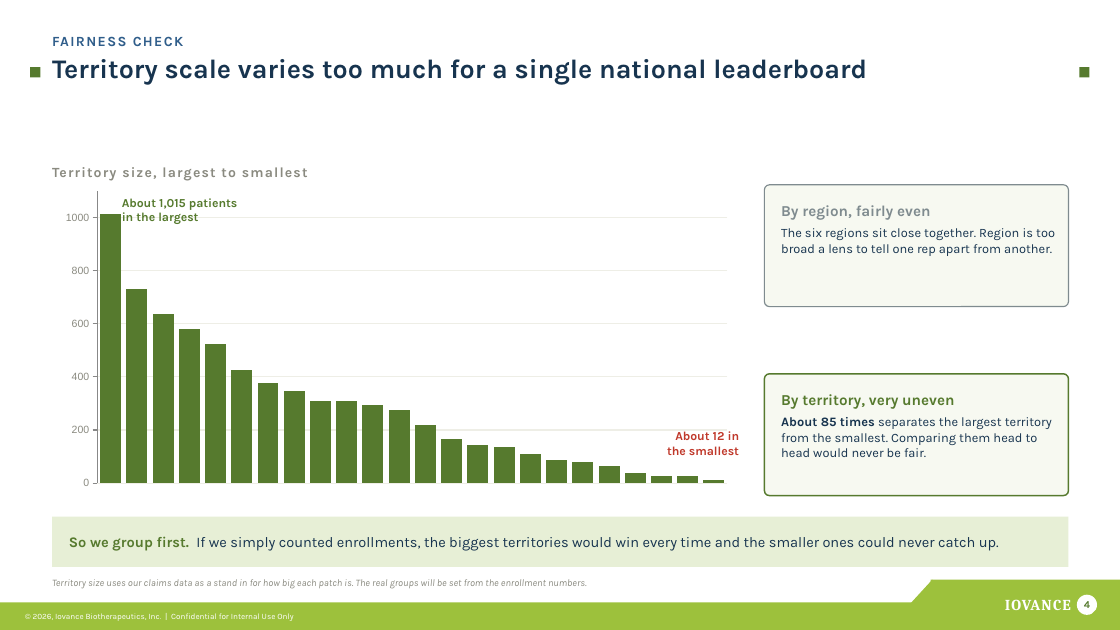
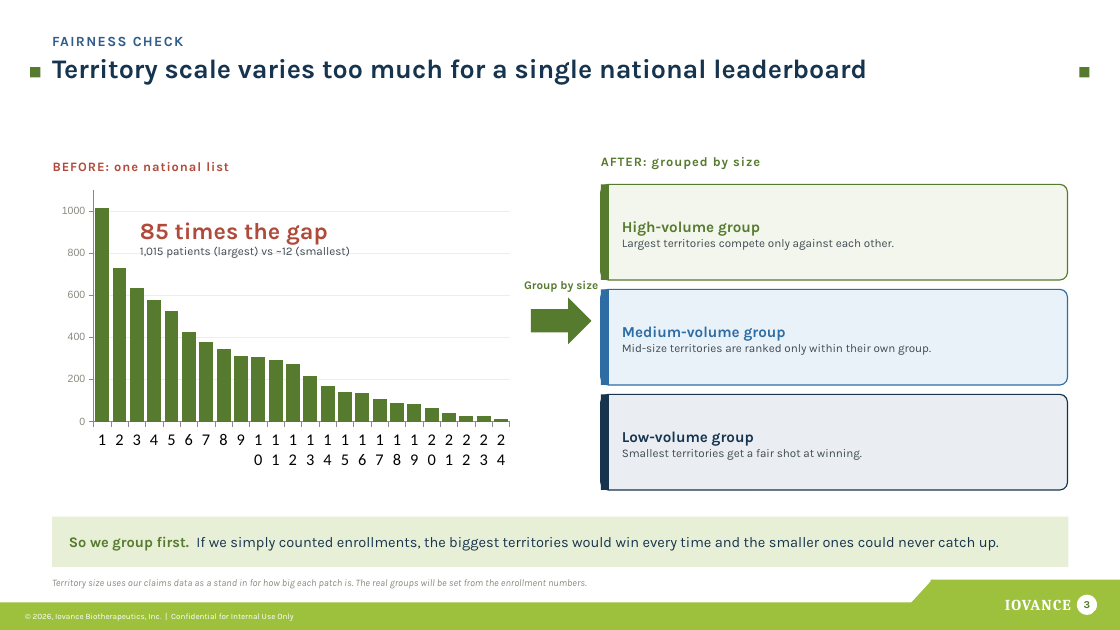
Before and after one commit to Mrnidhi/temp, a slide deck: slide 3 of 3Q Enrollment Contest - Pitch Deck_v2.pptx (slide 4 before the commit). Drawn at 1120x630 pixels with LibreOffice and Linux fonts; fonts in the diff are those of the drawing. Boxes give left, top, right and bottom in pixels: in the first picture for what was removed or moved away, otherwise in the second. Text is boxed around its words. In the diff, an @@ line names an element or a change of style, - is before the commit and + after.

Commit message:
Compress contest deck to 7 slides for the pitch
Cuts Design Principles and Operating Model (post-approval ops content,
not pitch material), adds the 24-territory baseline table, fixes
tier/quarter-notation/quality-prize inconsistencies, and drops the
older non-v2 build.

```diff
--- a/3Q Enrollment Contest - Pitch Deck_v2.pptx
+++ b/3Q Enrollment Contest - Pitch Deck_v2.pptx
@@ text at (53, 162, 229, 171): text changed; size 12 to 11 pt; text colour #8A8A80 to #B04A3A @@
-Territory size, largest to smallest
+BEFORE: one national list
@@ text added at (601, 157, 760, 169), 11 pt, text #567A2E, bold @@
+AFTER: grouped by size
@@ column chart at (52, 184, 519, 476) @@
@@ category axis changed @@
@@ column chart: place and size @@
-column chart at (52, 185, 741, 496)
+column chart at (52, 184, 519, 476)
@@ rounded rectangle: place and size @@
-rounded rectangle at (765, 185, 1069, 307)
+rounded rectangle at (601, 184, 1068, 280)
@@ rounded rectangle at (601, 184, 1068, 280): fill #F7F9F1 to #F2F6EC; outline #7F8B8F 1 pt to #567A2E 1 pt; proportions changed @@
@@ rectangle added at (601, 184, 609, 280), fill #567A2E @@
@@ text removed at (781, 205, 930, 220) @@
-By region, fairly even
@@ text at (140, 222, 350, 258): text changed; size 10.5 to 10 pt; text colour #567A2E to #3F4A52; bold off @@
-About 1,015 patients
-in the largest
+85 times the gap
+1,015 patients (largest) vs ~12 (smallest)
@@ text added at (622, 221, 894, 250), 10 pt, text #3F4A52 @@
+High-volume group
+Largest territories compete only against each other.
@@ text removed at (781, 228, 1055, 256) @@
-The six regions sit close together. Region is too broad a lens to tell one rep apart from another.
@@ text added at (524, 281, 598, 292), 10 pt, text #567A2E, bold @@
+Group by size
@@ right arrow added at (531, 297, 592, 344), fill #567A2E @@
@@ rounded rectangle added at (601, 289, 1068, 385), fill #EAF2F9, outline #2E6DA4 1 pt @@
@@ rectangle added at (601, 289, 609, 385), fill #2E6DA4 @@
@@ text added at (622, 326, 931, 355), 10 pt, text #3F4A52 @@
+Medium-volume group
+Mid-size territories are ranked only within their own group.
@@ rounded rectangle: place and size @@
-rounded rectangle at (765, 374, 1069, 496)
+rounded rectangle at (601, 394, 1068, 490)
@@ rounded rectangle at (601, 394, 1068, 490): fill #F7F9F1 to #EAEEF2; outline #567A2E 1.25 pt to #17344F 1 pt; proportions changed @@
@@ rectangle added at (601, 394, 609, 490), fill #17344F @@
@@ text removed at (781, 394, 954, 409) @@
-By territory, very uneven
@@ text removed at (781, 417, 1052, 457) @@
-About 85 times separates the largest territory from the smallest. Comparing them head to head would never be fair.
@@ text added at (622, 431, 862, 460), 10 pt, text #3F4A52 @@
+Low-volume group
+Smallest territories get a fair shot at winning.
@@ text removed at (667, 431, 740, 455) @@
-About 12 in
-the smallest
@@ text at (1084, 601, 1091, 608): text changed @@
-4
+3
```
Also in this commit, not shown: 5 other slides changed, 1 slide added, 4 slides removed, 4 other files.
